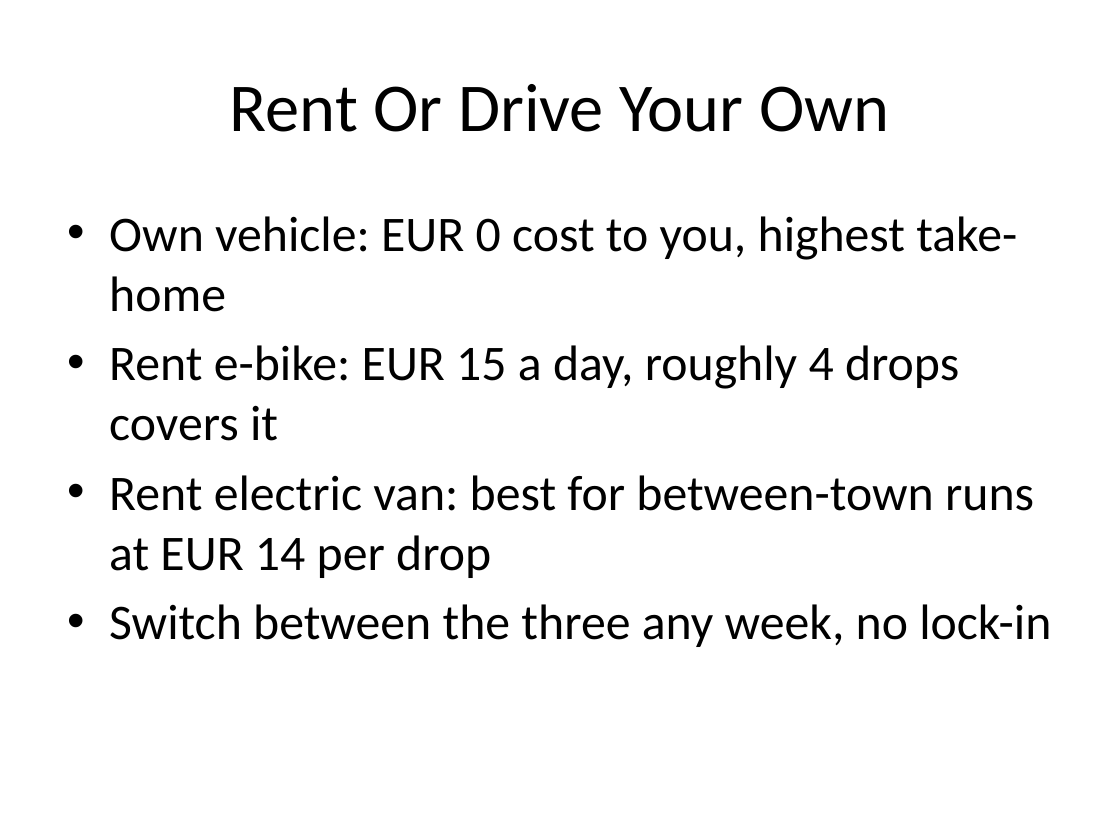
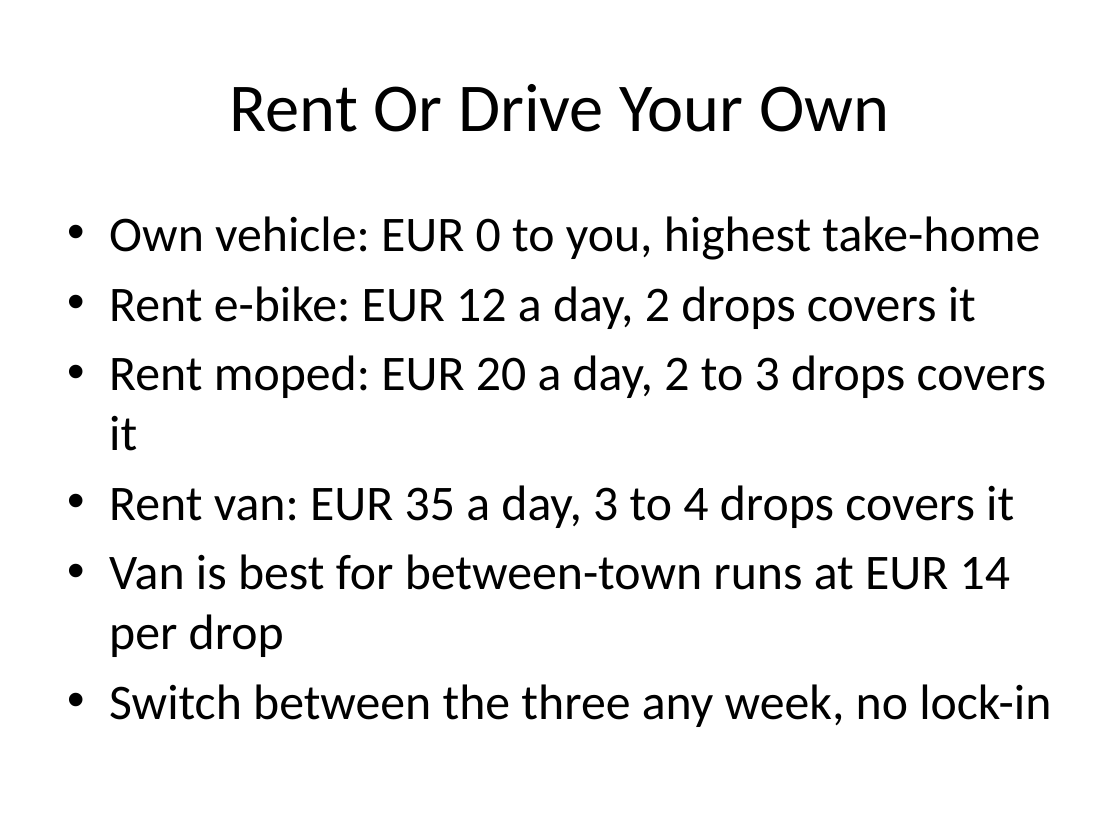
Before and after one commit to mazinzein5-netizen/kog-patch, a slide deck: slide 7 of docs/KOG-COURIER-CAREERS-ELECTRIC-FLEET-2026-10-09.pptx. Drawn at 1120x840 pixels with LibreOffice and Linux fonts; fonts in the diff are those of the drawing. Boxes give left, top, right and bottom in pixels: in the first picture for what was removed or moved away, otherwise in the second. Text is boxed around its words. In the diff, an @@ line names an element or a change of style, - is before the commit and + after.

```diff
--- a/docs/KOG-COURIER-CAREERS-ELECTRIC-FLEET-2026-10-09.pptx
+++ b/docs/KOG-COURIER-CAREERS-ELECTRIC-FLEET-2026-10-09.pptx
@@ text at (109, 216, 1047, 657): text changed @@
-• Own vehicle: EUR 0 cost to you, highest take-home
-• Rent e-bike: EUR 15 a day, roughly 4 drops covers it
-• Rent electric van: best for between-town runs at EUR 14 per drop
+• Own vehicle: EUR 0 to you, highest take-home
+• Rent e-bike: EUR 12 a day, 2 drops covers it
+• Rent moped: EUR 20 a day, 2 to 3 drops covers it
+• Rent van: EUR 35 a day, 3 to 4 drops covers it
+• Van is best for between-town runs at EUR 14 per drop
```
Also in this commit, not shown: 2 other slides changed.
